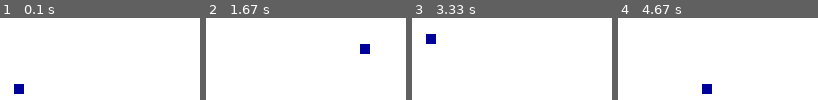
Above: before the commit, frames 1-4 (left to right).
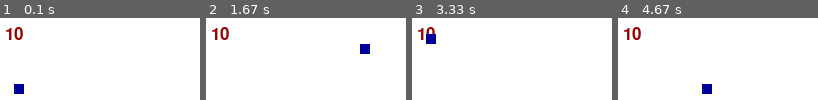
Above: after the commit, the same moments.

Repository: Andrew-Pynch/neuralink-bot
Game: pygame game, started from surgery_game.py
The game is run twice, just before and just after one commit, with the same random seed, the same clock (stepped at 60 frames per second) and the same inputs.
Inputs:
- Up to frame 1 (0.1 s): no input
- Up to frame 2 (1.67 s): hold Right 0.33-0.8 s; hold Up 0.83-1.13 s; hold Right 1.17-1.63 s
- Up to frame 3 (3.33 s): hold Left 1.67-2.2 s; hold Down 2.23-2.53 s; hold Left 2.57-2.97 s; hold Up from 3 s (still down)
- Up to frame 4 (4.67 s): release Up at 3.37 s; hold Right 3.4-4.03 s; hold Down 4.07-4.43 s; hold Left from 4.47 s (still down)

The runs differ from the first frame. In frame 1, 0.8% of the frame differs, in the area x 3-12%, y 10-27%; in frame 2, 0.8%; in frame 3, 0.5%; in frame 4, 0.8%.

Commit message:
lace counter

Diff:
--- a/surgery_game.py
+++ b/surgery_game.py
@@ -44,6 +44,10 @@
 
 """### RE ADD LACE FUNCTION???"""
 def lace(x, y, lace_list):
+    """SHOW LACE COUNTER IN TOP LEFT"""
+    remaining_laces = str(10 - len(lace_list))
+    message_to_screen(remaining_laces, red, -50)
+
     """### RENDER ALL THE LACES ###"""
     # RENDER THE CURRENT LACE
     pygame.draw.rect(game_display, blue, [x, y, lace_size, lace_size])
@@ -55,11 +59,8 @@
     """
     Haven't decided how this is going to be implemented.
     """
-
-
-def remaining_laces(current_lace):
-    """show how many laces the user has left"""
     pass
+
 
 
 
@@ -86,8 +87,6 @@
     # Current lace we are rendering
     current_lace = 0
 
-    # All of the threads on screen
-    laces = []
 
     # X AND Y COORDS OF THE LACE
     x = display_width / 2
@@ -102,6 +101,8 @@
             game_display.fill(white)
             message_to_screen("Game Over!", red)
             message_to_screen("Press C to play again or Q to quit", black, y_displace=50)
+            # Reset lace_list (otherwise it will render laces placed during the last run)
+            del lace_list[:]
             pygame.display.update()
 
             for event in pygame.event.get():
